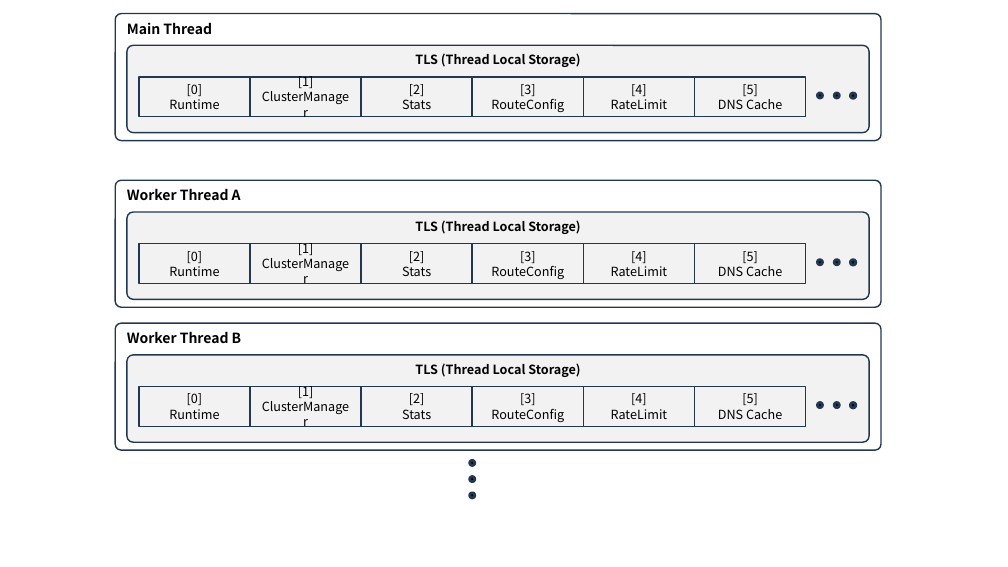
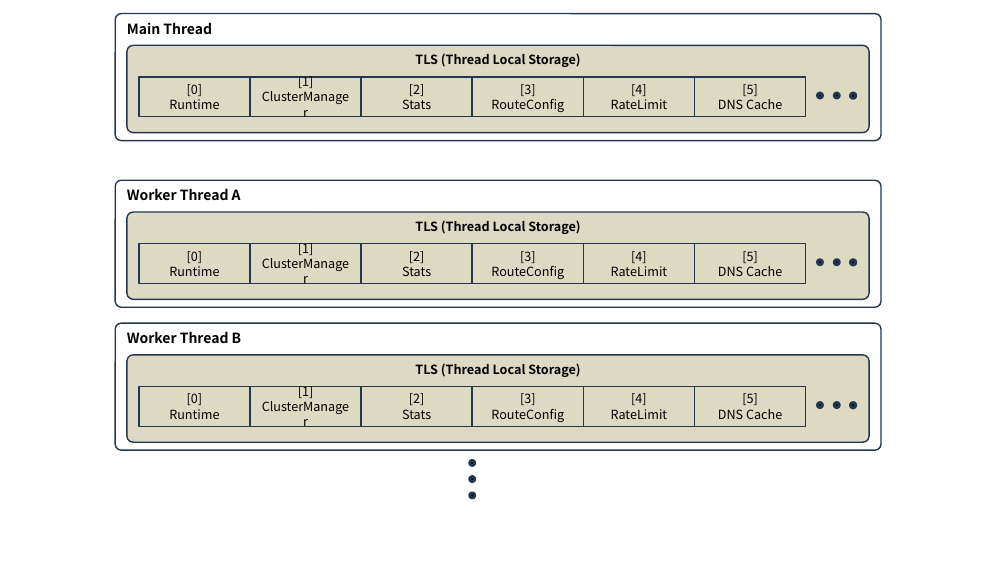
Before and after one commit to ssup2/blog-software, a slide deck: slide 2 of content/docs/theory-analysis/envoy-architecture/images/images.pptx. Drawn at 1008x567 pixels with LibreOffice and Linux fonts; fonts in the diff are those of the drawing. Boxes give left, top, right and bottom in pixels: in the first picture for what was removed or moved away, otherwise in the second. Text is boxed around its words. In the diff, an @@ line names an element or a change of style, - is before the commit and + after.

```diff
--- a/content/docs/theory-analysis/envoy-architecture/images/images.pptx
+++ b/content/docs/theory-analysis/envoy-architecture/images/images.pptx
@@ fill #F2F2F2 to #DDD9C3 in 3 elements at box(127, 45, 869, 133), box(127, 212, 869, 299), box(127, 355, 869, 443) @@
```
Also in this commit, not shown: 2 other slides changed, 1 slide added, 5 other files.
